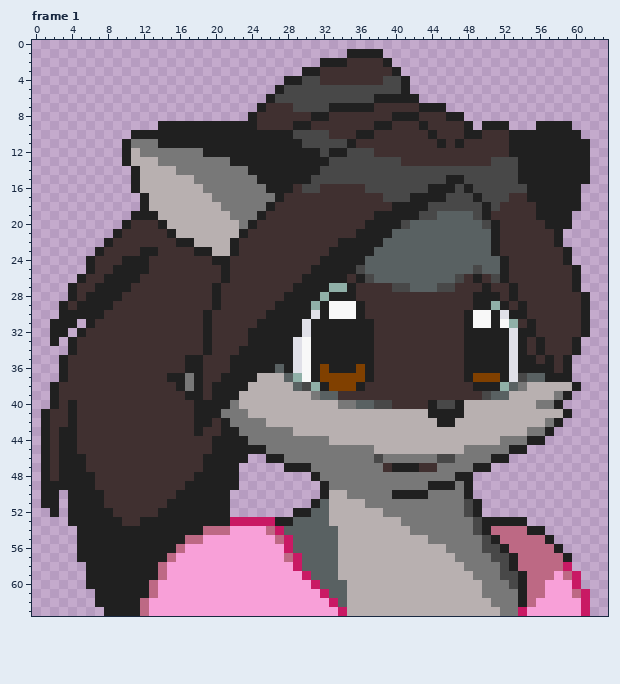
Edited in one commit: pixel-art file (game/res/gfx/sophieF.ase). That is the earlier state.
64x64 pixels, 4 frames. Shown: frame 1. The commit also changed other frames, which this record leaves out.
Once edited:
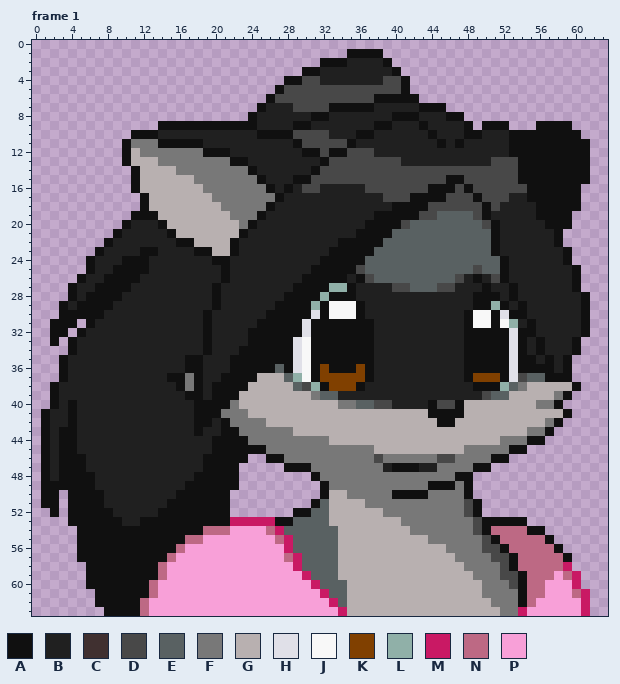
Palette (. is transparent): A #101010  B #202020  C #403030  D #484848  E #596162  F #787878  G #b8b0b0  H #e0e0e8  J #f8f8f8  K #804000  L #90b0a8  M #c91964  N #bd6984  P #f8a0d8
Edits made:
Frame 1:
y 1: x 35..38 BBBB -> AAAA
y 2: x 32..39 BBBCCCCB -> AAABBBBA
y 3: x 30..40 BBCCCCCCCCB -> AABBBBBBBBA
y 4: x 28..29 BB -> AA; x 32..38 CCCCCCC -> BBBBBBB; x 41 B -> A
y 5: x 27 B -> A; x 41 B -> A
y 6: x 26 B -> A; x 38..42 BBBBB -> AAAAA
y 7: x 25..28 BCCC -> ABBB; x 33..45 BBBBBCCCCCBBB -> AAAAABBBBBAAA
y 8: x 24..47 BCCCCCCBBCCCCCCCBBBCCCBB -> ABBBBBBAABBBBBBBAAABBBAA
y 9: x 14..48 BBBBBBBBBBBCCCCBBCCCCCCCBBCCCBCCCCB -> AAAAAAAAAAABBBBAABBBBBBBAABBBABBBBA; x 50..52 BBB -> AAA; x 56..59 BBBB -> AAAA
y 10: x 11..13 BBB -> AAA; x 25..28 BBBB -> AAAA; x 33..60 CCCBBCCCCCCBCCCBBCCCBBBBBBBB -> BBBAABBBBBBABBBAABBBAAAAAAAA
y 11: x 10 B -> A; x 14..18 BBBBB -> AAAAA; x 29 B -> A; x 35..61 BCCCCCCCCCBCBCCCCCBBBBBBBBB -> ABBBBBBBBBABABBBBBAAAAAAAAA
y 12: x 10 B -> A; x 19..21 BBB -> AAA; x 30..31 BB -> AA; x 33..34 BB -> AA; x 38..61 CCCCCCCCCCCCCCCBBBBBBBBB -> BBBBBBBBBBBBBBBAAAAAAAAA
y 13: x 10 B -> A; x 22..23 BB -> AA; x 32 B -> A; x 41..50 CCCCCCCCCC -> BBBBBBBBBB; x 54..61 BBBBBBBB -> AAAAAAAA
y 14: x 11 B -> A; x 24 B -> A; x 31 B -> A; x 54..61 BBBBBBBB -> AAAAAAAA
y 15: x 11 B -> A; x 25 B -> A; x 29..30 BB -> AA; x 46..47 BB -> AA; x 54..61 BBBBBBBB -> AAAAAAAA
y 16: x 11 B -> A; x 26 B -> A; x 28..29 BC -> AB; x 32..36 CCCCC -> BBBBB; x 44..46 BBB -> AAA; x 48 B -> A; x 55..60 BBBBBB -> AAAAAA
y 17: x 12 B -> A; x 27..38 BCCCCCCCCCCC -> ABBBBBBBBBBB; x 42..45 BBBB -> AAAA; x 49 B -> A; x 53..60 CCBBBBBB -> BBAAAAAA
y 18: x 12 B -> A; x 26..43 BCCCCCCCCCCCCCBBBB -> ABBBBBBBBBBBBBAAAA; x 50 B -> A; x 52..60 CCCCBBBBB -> BBBBAAAAA
y 19: x 11..13 BBB -> AAA; x 25..42 BCCCCCCCCCCCCBBBBB -> ABBBBBBBBBBBBAAAAA; x 50..59 BCCCCCBBBB -> ABBBBBAAAA
y 20: x 10..14 BCCCB -> ABBBA; x 24..40 BCCCCCCCCCCCCBBBB -> ABBBBBBBBBBBBAAAA; x 51..59 BCCCCCBBB -> ABBBBBAAA
y 21: x 9..15 BCCCCCB -> ABBBBBA; x 23..39 BCCCCCCCCCCCCBBBB -> ABBBBBBBBBBBBAAAA; x 51..58 BCCCCCCB -> ABBBBBBA
y 22: x 8..17 BCCCCCCCBB -> ABBBBBBBAA; x 22..38 BCCCCCCCCCCCBBBBB -> ABBBBBBBBBBBAAAAA; x 51..58 BCCCCCCB -> ABBBBBBA
y 23: x 7..19 BCCCCBBCCCCBB -> ABBBBAABBBBAA; x 22..37 BCCCCCCCCCCBBBBB -> ABBBBBBBBBBAAAAA; x 51..59 BCCCCCCCB -> ABBBBBBBA
y 24: x 6..36 BCCCBBBCCCCCCCBBCCCCCCCCCCBBBBB -> ABBBAAABBBBBBBAABBBBBBBBBBAAAAA; x 52..59 BCCCCCCB -> ABBBBBBA
y 25: x 6..35 BCCBBBBCCCCCCCCBCCCCCCCCCBBBBB -> ABBAAAABBBBBBBBABBBBBBBBBAAAAA; x 52..60 BCCCCCCCB -> ABBBBBBBA
y 26: x 5..36 BCCBBBBCCCCCCCCCBCCCCCCCCBBBBBCB -> ABBAAAABBBBBBBBBABBBBBBBBAAAAABA; x 48..50 CBC -> BAB; x 52..60 BCCCCCCCB -> ABBBBBBBA
y 27: x 4..32 BCCBBBBCCCCCCCCCBCCCCCCCCBBBB -> ABBAAAABBBBBBBBBABBBBBBBBAAAA; x 35..39 BCCCC -> ABBBB; x 47..60 CCCBCCBCCCCCCB -> BBBABBABBBBBBA
y 28: x 4..31 BCBBBBCCCCCCCCCCBCCCCCCCBBBB -> ABAAAABBBBBBBBBBABBBBBBBAAAA; x 33..61 BBBCCCCCCCCCCCCCBBBCBCCCCCCCB -> AAABBBBBBBBBBBBBAAABABBBBBBBA
y 29: x 3..30 BCBBBBCCCCCCCCCCCBCCCCCCBBBB -> ABAAAABBBBBBBBBBBABBBBBBAAAA; x 32 B -> A; x 36..50 BCCCCCCCCCCCCBB -> ABBBBBBBBBBBBAA; x 52..61 BCBCCCCCCB -> ABABBBBBBA
y 30: x 3..30 BBBBBCCCCCCCCCCCBCCCCCCBBBBB -> AAAAABBBBBBBBBBBABBBBBBAAAAA; x 32 B -> A; x 36..48 BCCCCCCCCCCCB -> ABBBBBBBBBBBA; x 51 B -> A; x 53..61 BBCCCCCCB -> AABBBBBBA
y 31: x 2..4 BBB -> AAA; x 6..29 BCCCCCCCCCCCCBCCCCCBBBBB -> ABBBBBBBBBBBBABBBBBAAAAA; x 31..48 BBBBBBBCCCCCCCCCCB -> AAAAAAABBBBBBBBBBA; x 51 B -> A; x 54..61 CBCCCCCB -> BABBBBBA
y 32: x 2..3 BB -> AA; x 5..29 BCCCCCCCCCCCCCBCCCCBBBBBB -> ABBBBBBBBBBBBBABBBBAAAAAA; x 31..52 BBBBBBBCCCCCCCCCCBBBBB -> AAAAAAABBBBBBBBBBAAAAA; x 54..61 BBCCCCCB -> AABBBBBA
y 33: x 2 B -> A; x 4..28 BCCCCCCCCCCCCCCBCCCCBBBBB -> ABBBBBBBBBBBBBBABBBBAAAAA; x 31..52 BBBBBBBCCCCCCCCCCBBBBB -> AAAAAAABBBBBBBBBBAAAAA; x 54..60 BCBCCCB -> ABABBBA
y 34: x 4..28 BCCCCCCCCCCCCCCBCCCBBBBBB -> ABBBBBBBBBBBBBBABBBAAAAAA; x 31..52 BBBBBBBCCCCCCCCCCBBBBB -> AAAAAAABBBBBBBBBBAAAAA; x 54..60 BCBCCCB -> ABABBBA
y 35: x 3..28 BCCCCCCCCCCCCCBBCCCBBBBBBB -> ABBBBBBBBBBBBBAABBBAAAAAAA; x 31..52 BBBBBBBCCCCCCCCCCBBBBB -> AAAAAAABBBBBBBBBBAAAAA; x 54..59 BBCBCB -> AABABA
y 36: x 3..26 BCCCCCCCCCCCCCBBCCCBBBBB -> ABBBBBBBBBBBBBAABBBAAAAA; x 28 B -> A; x 31 B -> A; x 33..35 BBB -> AAA; x 37..52 BCCCCCCCCCCBBBBB -> ABBBBBBBBBBAAAAA; x 54..59 BBBBCB -> AAAABA
y 37: x 3..16 BCCCCCCCCCCCBB -> ABBBBBBBBBBBAA; x 18..24 BCCBBBB -> ABBAAAA; x 31 B -> A; x 37..48 BCCCCCCCCCCB -> ABBBBBBBBBBA; x 52 B -> A; x 57..59 BBB -> AAA
y 38: x 2..16 BCCCCCCCCCCCCCB -> ABBBBBBBBBBBBBA; x 18..23 BCBBBB -> ABAAAA; x 32 B -> A; x 36..51 BCCCCCCCCCCCCBBB -> ABBBBBBBBBBBBAAA; x 60 B -> A
y 39: x 2..22 BCCCCCCCCCCCCCCBBCBBB -> ABBBBBBBBBBBBBBAABAAA; x 34..49 CCCCCCCCCCCCCCCC -> BBBBBBBBBBBBBBBB; x 59 B -> A
y 40: x 2..21 BCBCCCCCCCCCCCCCBBBB -> ABABBBBBBBBBBBBBAAAA; x 40..44 CCCCB -> BBBBA; x 47 B -> A; x 58 B -> A
y 41: x 1..20 BCCBCCCCCCCCCCCCCBBB -> ABBABBBBBBBBBBBBBAAA; x 44..47 BBBB -> AAAA; x 59 B -> A
y 42: x 1..21 BCCBCCCCCCCCCCCCCBBCB -> ABBABBBBBBBBBBBBBAABA; x 45..46 BB -> AA; x 58 B -> A
y 43: x 1..22 BCBBCCCCCCCCCCCCCBCCBB -> ABAABBBBBBBBBBBBBABBAA; x 57 B -> A
y 44: x 1..23 BCBBCCCCCCCCCCCCCCCBBBB -> ABAABBBBBBBBBBBBBBBAAAA; x 55..56 BB -> AA
y 45: x 1..25 BCBBCCCCCCCCCCCCCCCBBBBBB -> ABAABBBBBBBBBBBBBBBAAAAAA; x 53..54 BB -> AA
y 46: x 1..23 BCBBBCCCCCCCCCCCCCBBBBB -> ABAAABBBBBBBBBBBBBAAAAA; x 26..27 BB -> AA; x 51..52 BB -> AA
y 47: x 1..22 BCBBBCCCCCCCCCCCCCBBBB -> ABAAABBBBBBBBBBBBBAAAA; x 28..30 BBB -> AAA; x 39..44 CBBBCC -> BAAABB; x 49..50 BB -> AA
y 48: x 1..22 BCBBBBCCCCCCCCCCCBBBBB -> ABAAAABBBBBBBBBBBAAAAA; x 31 B -> A; x 47..48 BB -> AA
y 49: x 1..22 BBBBBBCCCCCCCCCCBBBBBB -> AAAAAABBBBBBBBBBAAAAAA; x 32 B -> A; x 44..46 BBB -> AAA; x 48 B -> A
y 50: x 1..2 BB -> AA; x 4..21 BBBBCCCCCCCCBBBBBB -> AAAABBBBBBBBAAAAAA; x 32 B -> A; x 40..43 BBBB -> AAAA; x 48 B -> A
y 51: x 1..2 BB -> AA; x 4..21 BBBBCCCCCCCBBBBBBB -> AAAABBBBBBBAAAAAAA; x 31 B -> A; x 49 B -> A
y 52: x 2 B -> A; x 4..21 BBBBBCCCCCBBBBBBBB -> AAAAABBBBBAAAAAAAA; x 29..30 BB -> AA; x 49 B -> A
y 53: x 4..21 BBBBBBCCBBBBBBBBBB -> AAAAAABBAAAAAAAAAA; x 27..28 BB -> AA; x 50..54 BBBBB -> AAAAA
y 54: x 5..18 BBBBBBBBBBBBBB -> AAAAAAAAAAAAAA; x 50 B -> A; x 55..56 BB -> AA
y 55: x 5..16 BBBBBBBBBBBB -> AAAAAAAAAAAA; x 51 B -> A; x 57 B -> A
y 56: x 5..15 BBBBBBBBBBB -> AAAAAAAAAAA; x 52 B -> A; x 58 B -> A
y 57: x 5..14 BBBBBBBBBB -> AAAAAAAAAA; x 53 B -> A; x 59 B -> A
y 58: x 6..13 BBBBBBBB -> AAAAAAAA; x 53 B -> A
y 59: x 6..13 BBBBBBBB -> AAAAAAAA; x 54 B -> A
y 60: x 6..12 BBBBBBB -> AAAAAAA; x 54 B -> A
y 61: x 7..12 BBBBBB -> AAAAAA; x 54 B -> A
y 62: x 7..11 BBBBB -> AAAAA; x 54 B -> A
y 63: x 8..11 BBBB -> AAAA
Where, in picture pixels (left, top, right, bottom), the same in both pictures:
changed: (41, 49, 590, 616)
